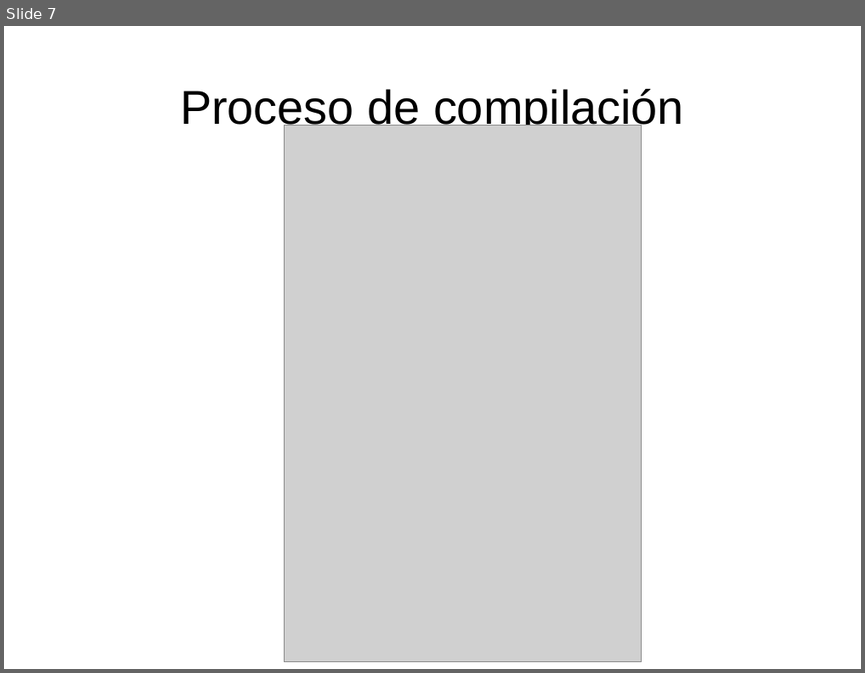
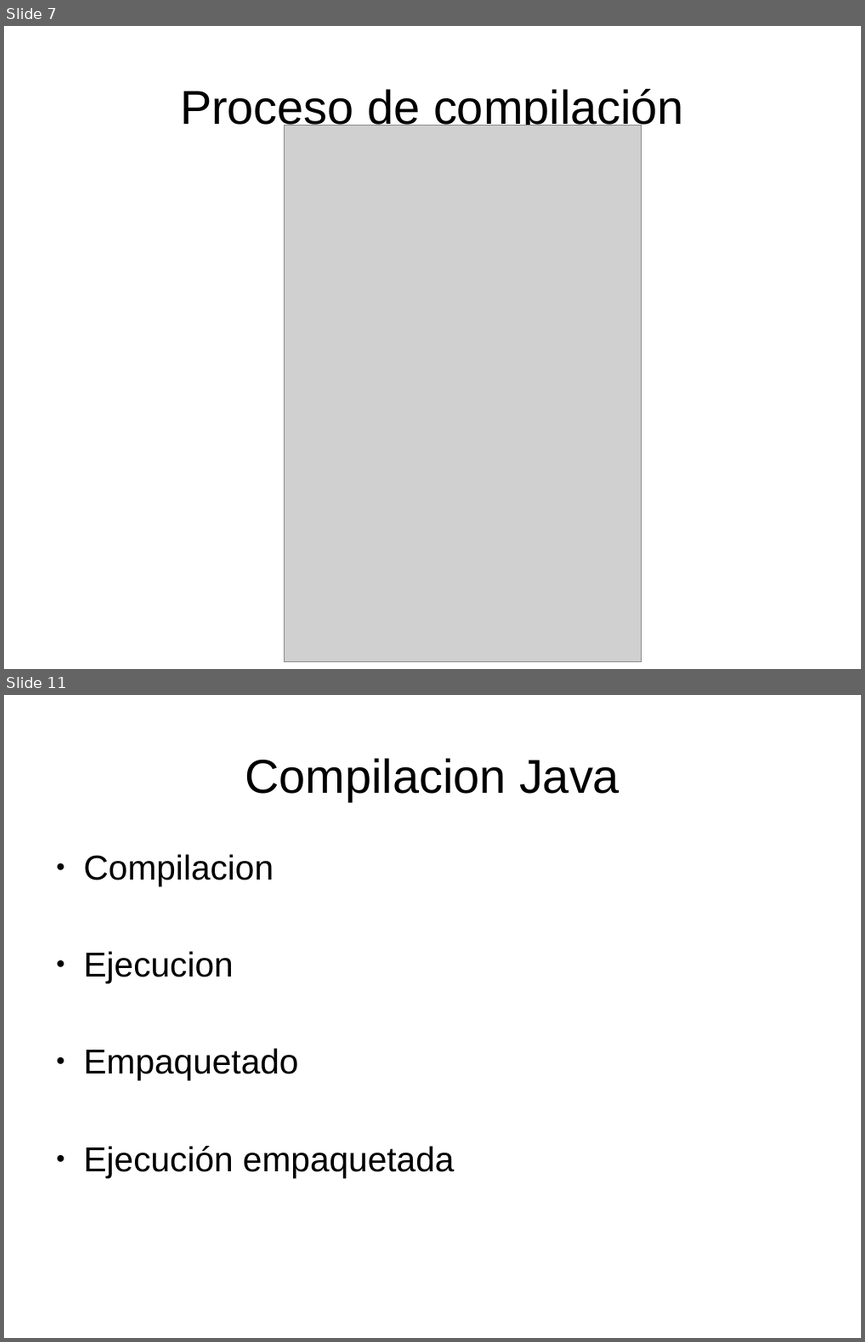
Before and after one commit to Tagle1/repo01, a slide deck: CursoMavenGradle.odp. Shown one above the other, each under a label of ours: slide 7 before the commit, slides 7 and 11 after it; the slides between them are not shown. The pictures are 865x673 and 865x1342 pixels, drawn with LibreOffice and Linux fonts; fonts in the diff are those of the drawing; grey boxes stand for pictures. Boxes give left, top, right and bottom in pixels: in the first picture for what was removed or moved away, otherwise in the second. Text is boxed around its words. In the diff, an @@ line names an element or a change of style, - is before the commit and + after.

```diff
--- a/CursoMavenGradle.odp
+++ b/CursoMavenGradle.odp
@@ slide 11 added at (x1=4, y1=695, x2=861, y2=1338), background #FFFFFF @@
@@ title added at (x1=245, y1=758, x2=619, y2=801), 44 pt, text #000000 @@
+Compilacion Java
@@ text added at (x1=84, y1=854, x2=454, y2=1177), 32 pt, text #000000 @@
+● Compilacion
+● Ejecucion
+● Empaquetado
+● Ejecución empaquetada
```
Also in this commit, not shown: 6 other slides added, 1 other file.
